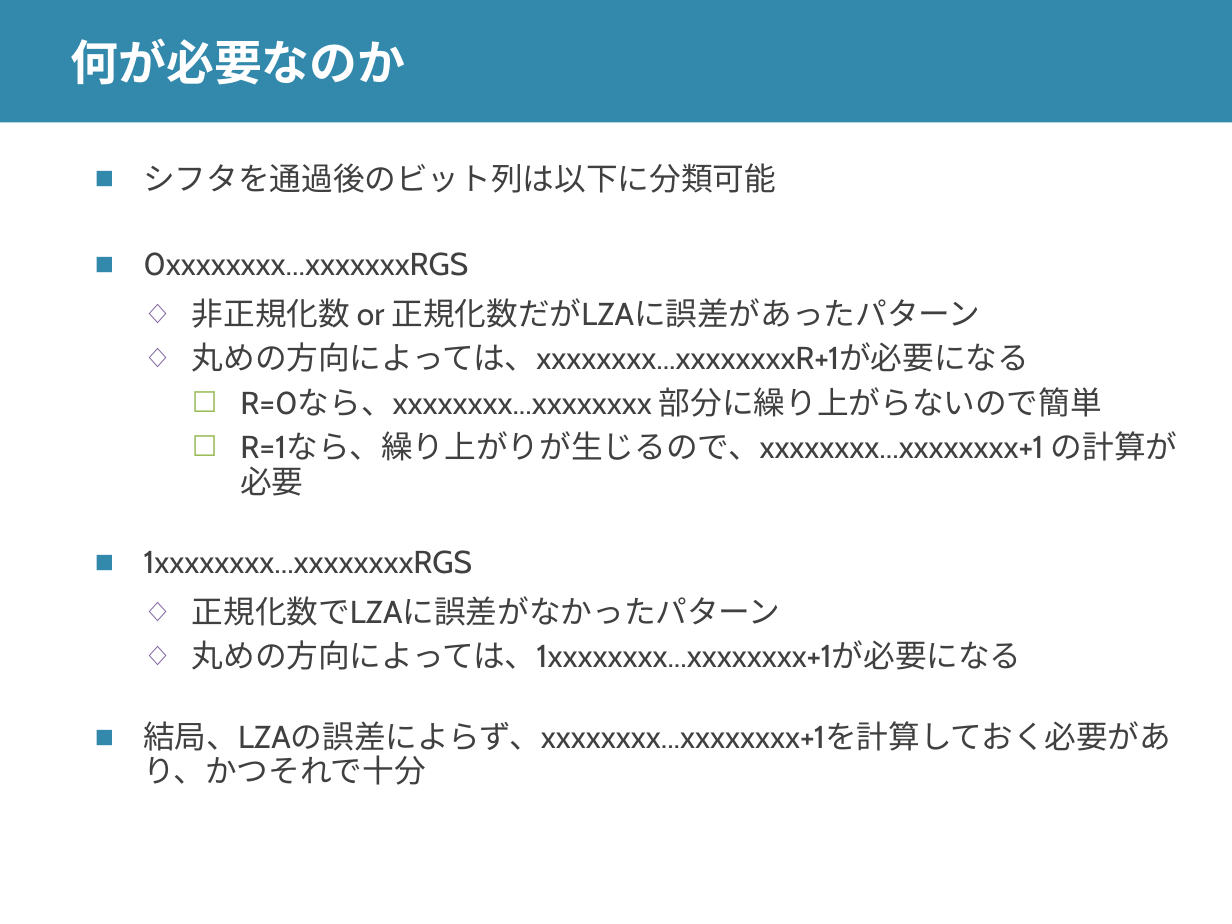
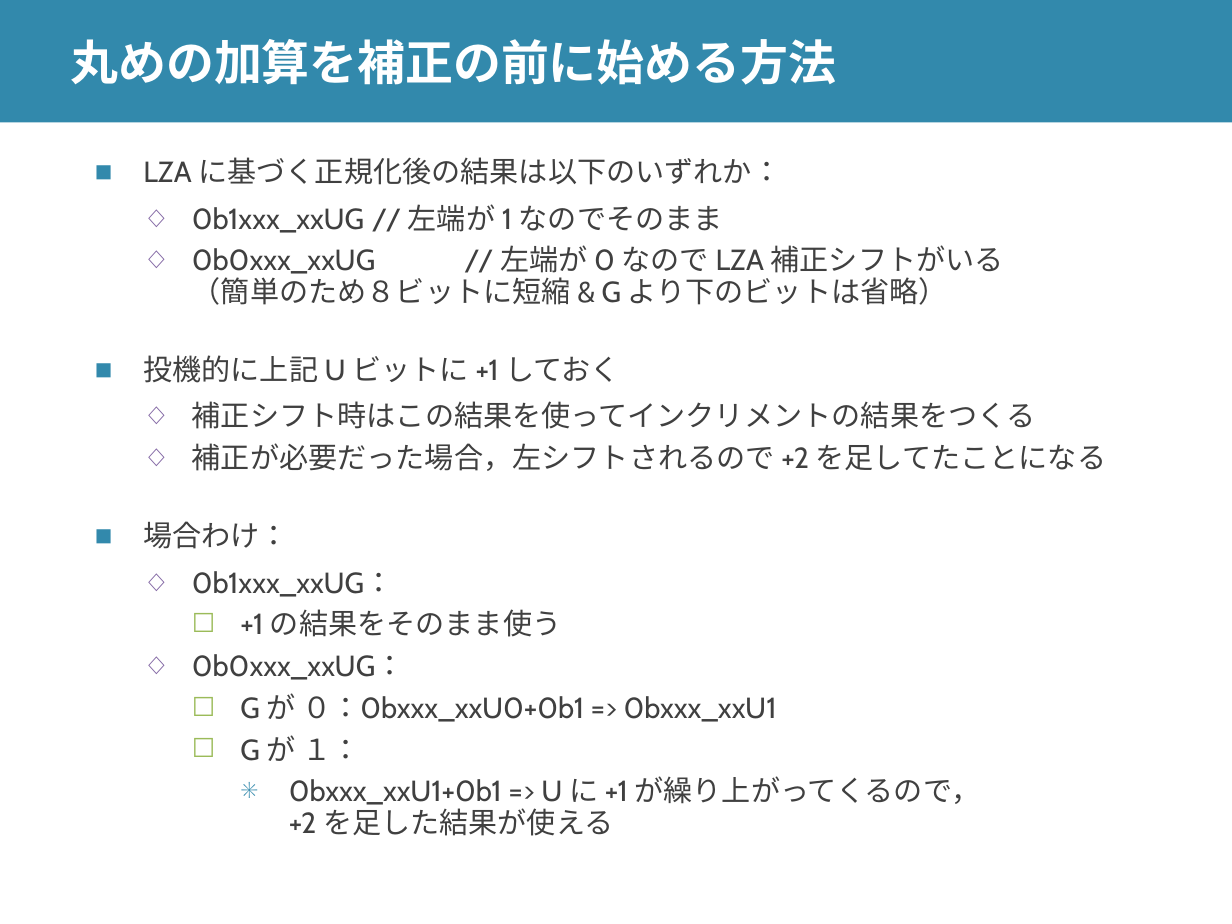
Before and after one commit to shioyadan/advanced-computer-organization, a slide deck: slide 31 of aco-shioya-appendix-fpu.pptx (slide 30 before the commit). Drawn at 1232x924 pixels with LibreOffice and Linux fonts; fonts in the diff are those of the drawing. Boxes give left, top, right and bottom in pixels: in the first picture for what was removed or moved away, otherwise in the second. Text is boxed around its words. In the diff, an @@ line names an element or a change of style, - is before the commit and + after.

```diff
--- a/aco-shioya-appendix-fpu.pptx
+++ b/aco-shioya-appendix-fpu.pptx
@@ title at (71, 39, 837, 85): text changed @@
-何が必要なのか
+丸めの加算を補正の前に始める方法
@@ text at (143, 157, 1107, 836): text changed; size 18.5 to 17 pt @@
-■ シフタを通過後のビット列は以下に分類可能
-■ 0xxxxxxxx...xxxxxxxRGS
-  ◇ 非正規化数 or 正規化数だがLZAに誤差があったパターン
-  ◇ 丸めの方向によっては、xxxxxxxx...xxxxxxxxR+1が必要になる
-    ☐ R=0なら、xxxxxxxx...xxxxxxxx 部分に繰り上がらないので簡単
-    ☐ R=1なら、繰り上がりが生じるので、xxxxxxxx...xxxxxxxx+1 の計算が必要
-■ 1xxxxxxxx...xxxxxxxxRGS
-  ◇ 正規化数でLZAに誤差がなかったパターン
-  ◇ 丸めの方向によっては、1xxxxxxxx...xxxxxxxx+1が必要になる
-■ 結局、LZAの誤差によらず、xxxxxxxx...xxxxxxxx+1を計算しておく必要があり、かつそれで十分
+■ LZA に基づく正規化後の結果は以下のいずれか：
+  ◇ 0b1xxx_xxUG // 左端が 1 なのでそのまま
+  ◇ 0b0xxx_xxUG // 左端が 0 なので LZA 補正シフトがいる
+    （簡単のため８ビットに短縮 & G より下のビットは省略）
+■ 投機的に上記 U ビットに +1 しておく
+  ◇ 補正シフト時はこの結果を使ってインクリメントの結果をつくる
+  ◇ 補正が必要だった場合，左シフトされるので +2 を足してたことになる
+■ 場合わけ：
+  ◇ 0b1xxx_xxUG：
+    ☐ +1 の結果をそのまま使う
+  ◇ 0b0xxx_xxUG：
+    ☐ G が ０：0bxxx_xxU0+0b1 => 0bxxx_xxU1
+    ☐ G が １：
+      ✳ 0bxxx_xxU1+0b1 => U に +1 が繰り上がってくるので，
+        +2 を足した結果が使える
```
Also in this commit, not shown: 6 other slides changed, 1 slide added, 1 slide removed.
